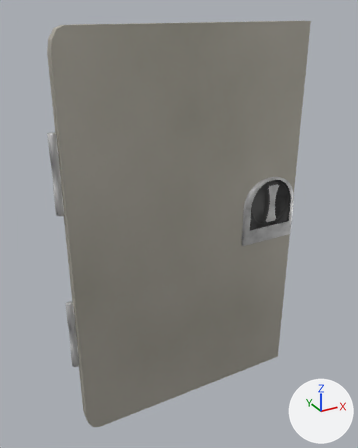
The Blender file Blender assets/Blender models/Buildings/generator.blend: old version first, new version second.
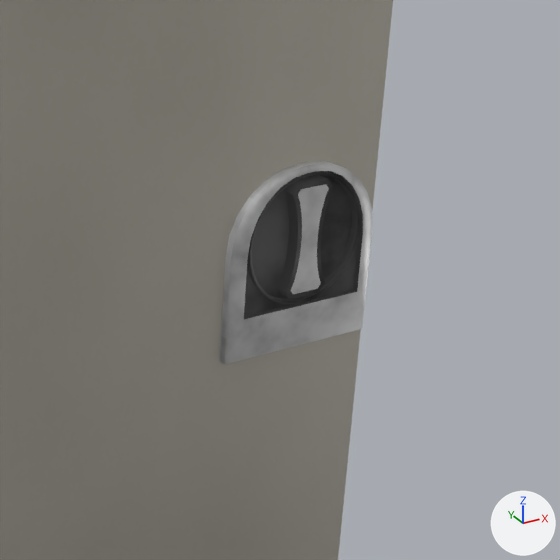
Each version is shown whole from a 50 mm lens placed at (-1.441, -2.416, 1.026), pointed at (-0.546, -0.788, 0.212), then close up on the part from 46% to 100% of the width and 27% to 70% of the height. Every picture has the same lights, and +X, +Y and +Z are marked at lower right. The same objects are shown in both versions, whatever each file hides.

Names of what the first close-up shows: 'Door1'.
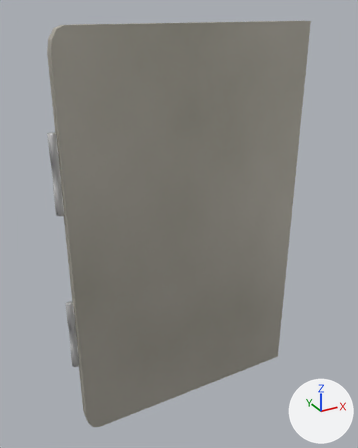
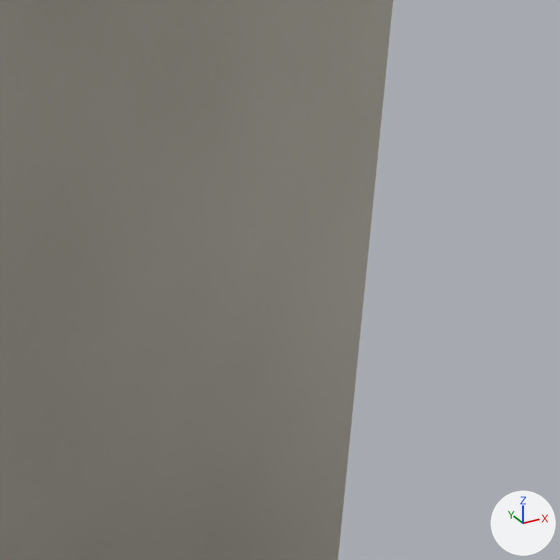
Pixel boxes (x1, y1, x2, y2) of what changed, in the close-ups (560 x 560 px):
part 1 of me_cube_010, deleted: before (220, 161, 372, 364)

What the commit changed:
me_cube_010 has 679 vertices, 536 faces and spans x -0.04..2.02, y -0.75..3.25, z -1.0..1.0.
me_cube_010 is used by ob_door1; location (-1.025, -0.799, 0.17); rotation (0.0, 3.142, 3.142), in degrees (0, 180, 180); scale (0.513, 0.0208, 0.804).
me_cube_010 part 1: the loose piece of 267 vertices spanning x 1.49..2.0, y 0.12..3.25, z -0.24..0.12 is deleted.
me_cube_010 no longer uses material mat_black (picture img_clean_dark_metal_png).
